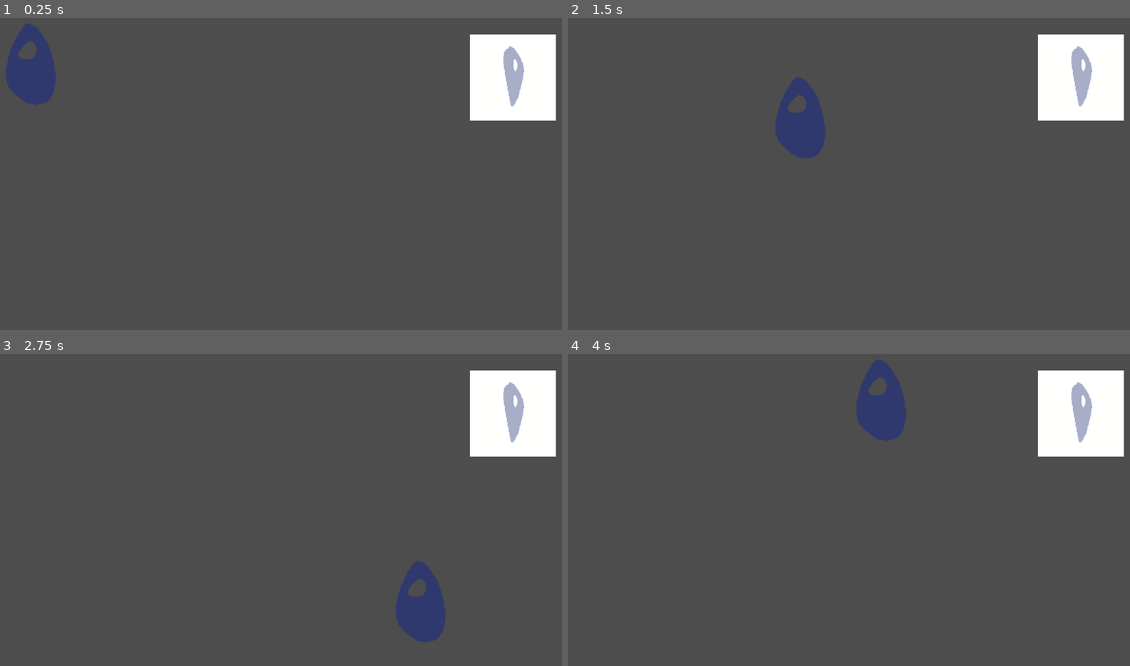
Above: before the commit, frames 1-4 (two rows, left to right).
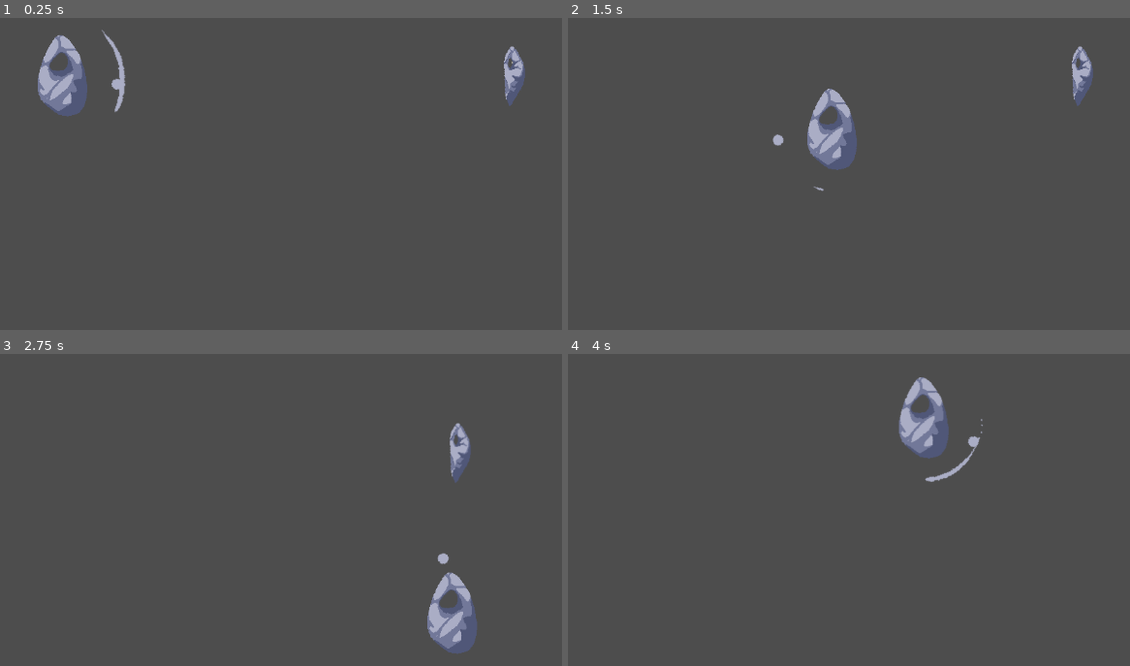
Above: after the commit, the same moments.

Repository: robbplo/time_cracker
Game: Godot game, scene res://main.tscn
Same seed, same stepped clock (60 frames per second), same inputs: the game is played once before the commit and once after it.
Inputs (mouse positions are in pixels of both pictures, inside the frame that each line leads up to):
- Up to frame 1 (0.25 s): no input
- Up to frame 2 (1.5 s): tap Enter at 0.5 s; move the mouse to (1073, 102) at 0.52 s; hold Right (right) 0.53-1.28 s; click (1073, 102) at 0.67 s; move the mouse to (747, 145) at 1.27 s; hold Down (down) from 1.28 s (still down); click (747, 145) at 1.42 s
- Up to frame 3 (2.75 s): move the mouse to (415, 363) at 2.02 s; release Down (down) at 2.03 s; hold Right (right) from 2.03 s (still down); click (415, 363) at 2.17 s
- Up to frame 4 (4 s): move the mouse to (865, 547) at 2.77 s; release Right (right) at 2.78 s; hold Up (up) 2.78-3.53 s; click (865, 547) at 2.92 s; move the mouse to (outside the picture) at 3.52 s; hold Left (left) from 3.53 s (still down); click (outside the picture) at 3.67 s

The runs differ from the first frame. In frame 1, 7.1% of the frame differs, in the area x 1-99%, y 1-33%; in frame 2, 6.9%; in frame 3, 7.5%, in the area x 70-99%, y 5-96%; in frame 4, 7.5%.

Commit message:
add attacking and rhythm based movement

Diff:
--- /dev/null
+++ b/Attack.gd
@@ -0,0 +1,23 @@
+extends CharacterBody2D
+
+var is_attacking = false
+
+func start(target: Vector2):
+	self.look_at(target)
+	is_attacking = true
+	show()
+	$Area2D.monitoring = true
+	$Animation.play()
+
+func _on_animation_animation_looped():
+	is_attacking = false
+	hide()
+	$Area2D.monitoring = false
+	$Animation.stop()
+
+
+func _on_area_2d_body_entered(body):
+	if is_attacking:
+		body.get_parent().queue_free()
+	print(body)
+	pass # Replace with function body.
--- /dev/null
+++ b/Cursor.gd
@@ -0,0 +1,7 @@
+extends Sprite2D
+
+func _physics_process(delta):
+	self.look_at(get_global_mouse_position())
+	#var distance = get_global_mouse_position().distance_to($"../Player".global_position)
+	#if distance < 80:
+		#self.translate
--- a/Enemy.gd
+++ b/Enemy.gd
@@ -2,13 +2,10 @@
 
 # Called when the node enters the scene tree for the first time.
 func _ready():
+	super._ready()
 	set_actions([
-		#func(): print("attack"),
-		#func(): $EnemyCharacterBody.step(100),
-		#func(): $EnemyCharacterBody.step(100),
-		#func(): $EnemyCharacterBody.step(150),
+		func(): $EnemyCharacterBody/Attack.start($"/root/Main/TimeContext/Player".global_position),
+		func(): $EnemyCharacterBody.step(50),
+		func(): $EnemyCharacterBody.step(50),
+		func(): $EnemyCharacterBody.step(150),
 	])
-
-# Called every frame. 'delta' is the elapsed time since the previous frame.
-func _process(delta):
-	pass
--- a/EnemyCharacterBody.gd
+++ b/EnemyCharacterBody.gd
@@ -1,41 +1,23 @@
 extends CharacterBody2D
 
-@export var speed = 400
+@export var speed = 600
+var moving = false
 
 func get_input():
-	var input_direction = Input.get_vector("left", "right", "up", "down")
-	velocity = input_direction * speed
-	#var player = $"/root/Main/TimeContext/Player"
-	#var direction = self.global_position.direction_to(player.global_position)
-	#velocity = direction * speed
+	var player = $"/root/Main/TimeContext/Player"
+	var direction = self.global_position.direction_to(player.global_position)
+	velocity = direction * speed
 
 func _physics_process(delta):
-	get_input()
-	move_and_slide()
+	if moving:
+		get_input()
+		move_and_slide()
 
-#@export var speed = 400
-#var moving = true
-#
-#func get_input():
-	#var player = get_node("/root/Main/TimeContext/Player")
-	#var direction = self.global_position.direction_to(player.global_position)
-	#print(direction)
-	#velocity = direction * 100
-	##print(velocity)
-#
-#func _physics_process(delta):
-	##if moving:
-	#get_input()
-	#move_and_slide()
-	#print(velocity)
-#
-#func step(distance):
-	##var step_time = $"/root/Main/TimeContext".get_timer().wait_time / 2
-	##speed = distance / step_time
-	#moving = true
-	##$StepTimer.start(step_time)
-#
-#func _on_step_timer_timeout():
-	##print(moving)
-	##moving = false
-	#pass
+func step(distance):
+	var step_time = $"/root/Main/TimeContext".get_timer().wait_time / 4
+	speed = distance / step_time
+	moving = true
+	$StepTimer.start(step_time)
+
+func _on_step_timer_timeout():
+	moving = false
--- a/Player.gd
+++ b/Player.gd
@@ -9,3 +9,9 @@
 func _physics_process(delta):
 	get_input()
 	move_and_slide()
+
+func _unhandled_input(event):
+	if event is InputEventMouse \
+	and event.button_mask == MOUSE_BUTTON_LEFT \
+	and event.is_pressed():
+		$Attack.start(get_global_mouse_position())
--- a/TimeContext.gd
+++ b/TimeContext.gd
@@ -7,17 +7,9 @@
 func _ready():
 	$Timer.wait_time = 60.0 / bpm
 	$Timer.start()
-	print("timer ready")
-
-# Called every frame. 'delta' is the elapsed time since the previous frame.
-func _process(_delta):
-	pass
 
 func beat():
-	for child in get_children():
-		if child is TimedNode2D:
-			child.beat()
-
+	get_tree().call_group("TimedNodes", "beat")
 
 func _on_timer_timeout():
 	beat()
--- a/TimedNode2D.gd
+++ b/TimedNode2D.gd
@@ -6,11 +6,7 @@
 
 # Called when the node enters the scene tree for the first time.
 func _ready():
-	pass # Replace with function body.
-
-# Called every frame. 'delta' is the elapsed time since the previous frame.
-func _process(delta):
-	pass
+	self.add_to_group("TimedNodes")
 
 func beat():
 	if actions.size() > cursor:
--- /dev/null
+++ b/enemy.tscn
@@ -0,0 +1,124 @@
+[gd_scene load_steps=23 format=3 uid="uid://d1k55f81hhw1c"]
+
+[ext_resource type="Script" path="res://Enemy.gd" id="1_45oqa"]
+[ext_resource type="Script" path="res://EnemyCharacterBody.gd" id="2_jmlmm"]
+[ext_resource type="Texture2D" uid="uid://dfrbq758ji7i" path="res://sprites/Characters/EnemySmall2.png" id="3_w6leo"]
+[ext_resource type="Script" path="res://Attack.gd" id="4_g7d4g"]
+[ext_resource type="Texture2D" uid="uid://chujxb4e6pk0g" path="res://sprites/Animations/AttackAnim1.png" id="5_14m1h"]
+[ext_resource type="Texture2D" uid="uid://bp11a7a475jro" path="res://sprites/Animations/AttackAnim2.png" id="6_flk04"]
+[ext_resource type="Texture2D" uid="uid://b4labx8lkuv6l" path="res://sprites/Animations/AttackAnim3 2.png" id="7_hv8q8"]
+[ext_resource type="Texture2D" uid="uid://b5o78h5iial6g" path="res://sprites/Animations/AttackAnim4.png" id="8_pyws7"]
+[ext_resource type="Texture2D" uid="uid://4qspmbnqkk0g" path="res://sprites/Animations/AttackAnim5.png" id="9_f08ix"]
+[ext_resource type="Texture2D" uid="uid://dyyawlyfqicph" path="res://sprites/Animations/AttackAnim6.png" id="10_qiyec"]
+[ext_resource type="Texture2D" uid="uid://db5ftdh1diapq" path="res://sprites/Animations/AttackSpikeAnim-1.png" id="11_u8loq"]
+[ext_resource type="Texture2D" uid="uid://fx34knry35ji" path="res://sprites/Animations/AttackSpikeAnim-2.png" id="12_kumkp"]
+[ext_resource type="Texture2D" uid="uid://t46ucktc8r24" path="res://sprites/Animations/AttackSpikeAnim-3.png" id="13_xajot"]
+[ext_resource type="Texture2D" uid="uid://conqyupcapmvr" path="res://sprites/Animations/AttackSpikeAnim-4.png" id="14_iwuwo"]
+[ext_resource type="Texture2D" uid="uid://ckoyppydf0d61" path="res://sprites/Animations/AttackSpikeAnim-5.png" id="15_wpbh5"]
+[ext_resource type="Texture2D" uid="uid://cbn5uafmb02c3" path="res://sprites/Animations/AttackSpikeAnim-6.png" id="16_rkfov"]
+[ext_resource type="Texture2D" uid="uid://ccfpgn7wjm4r8" path="res://sprites/Animations/AttackSpikeAnim-7.png" id="17_xxik1"]
+[ext_resource type="Texture2D" uid="uid://cpfcasbveh2f3" path="res://sprites/Animations/AttackSpikeAnim-8.png" id="18_3st66"]
+[ext_resource type="Texture2D" uid="uid://bxslj0kd4kixd" path="res://sprites/Animations/AttackSpikeAnim-9.png" id="19_mugju"]
+[ext_resource type="Texture2D" uid="uid://onps1uun7k2m" path="res://sprites/Animations/AttackSpikeAnim-10.png" id="20_78rhj"]
+[ext_resource type="Texture2D" uid="uid://b5bq35yt13ayy" path="res://sprites/Animations/AttackSpikeAnim-11.png" id="21_b3twh"]
+
+[sub_resource type="SpriteFrames" id="SpriteFrames_j4upl"]
+animations = [{
+"frames": [{
+"duration": 1.0,
+"texture": ExtResource("5_14m1h")
+}, {
+"duration": 1.0,
+"texture": ExtResource("6_flk04")
+}, {
+"duration": 1.0,
+"texture": ExtResource("7_hv8q8")
+}, {
+"duration": 1.0,
+"texture": ExtResource("8_pyws7")
+}, {
+"duration": 1.0,
+"texture": ExtResource("9_f08ix")
+}, {
+"duration": 1.0,
+"texture": ExtResource("10_qiyec")
+}],
+"loop": true,
+"name": &"AttackAnimation",
+"speed": 12.0
+}, {
+"frames": [{
+"duration": 1.0,
+"texture": ExtResource("11_u8loq")
+}, {
+"duration": 1.0,
+"texture": ExtResource("12_kumkp")
+}, {
+"duration": 1.0,
+"texture": ExtResource("13_xajot")
+}, {
+"duration": 1.0,
+"texture": ExtResource("14_iwuwo")
+}, {
+"duration": 1.0,
+"texture": ExtResource("15_wpbh5")
+}, {
+"duration": 1.0,
+"texture": ExtResource("16_rkfov")
+}, {
+"duration": 1.0,
+"texture": ExtResource("17_xxik1")
+}, {
+"duration": 1.0,
+"texture": ExtResource("18_3st66")
+}, {
+"duration": 1.0,
+"texture": ExtResource("19_mugju")
+}, {
+"duration": 1.0,
+"texture": ExtResource("20_78rhj")
+}, {
+"duration": 1.0,
+"texture": ExtResource("21_b3twh")
+}],
+"loop": true,
+"name": &"AttackSpike",
+"speed": 18.0
+}]
+
+[node name="Enemy" type="Node2D"]
+position = Vector2(838, 256)
+script = ExtResource("1_45oqa")
+
+[node name="EnemyCharacterBody" type="CharacterBody2D" parent="."]
+script = ExtResource("2_jmlmm")
+
+[node name="CollisionPolygon2D" type="CollisionPolygon2D" parent="EnemyCharacterBody"]
+visible = false
+polygon = PackedVector2Array(1, -48, 16, -23, 17, 4, -4, 42, -10, 32, -13, -25, -10, -39)
+
+[node name="StepTimer" type="Timer" parent="EnemyCharacterBody"]
+one_shot = true
+
+[node name="Sprite2D" type="Sprite2D" parent="EnemyCharacterBody"]
+texture = ExtResource("3_w6leo")
+
+[node name="Attack" type="CharacterBody2D" parent="EnemyCharacterBody"]
+position = Vector2(0, -21)
+script = ExtResource("4_g7d4g")
+
+[node name="Animation" type="AnimatedSprite2D" parent="EnemyCharacterBody/Attack"]
+rotation = 3.14159
+scale = Vector2(1.3, 1.3)
+sprite_frames = SubResource("SpriteFrames_j4upl")
+animation = &"AttackSpike"
+frame_progress = 0.623196
+offset = Vector2(-40, 2)
+flip_h = true
+
+[node name="Area2D" type="Area2D" parent="EnemyCharacterBody/Attack"]
+rotation = 1.5708
+monitoring = false
+
+[connection signal="timeout" from="EnemyCharacterBody/StepTimer" to="EnemyCharacterBody" method="_on_step_timer_timeout"]
+[connection signal="animation_looped" from="EnemyCharacterBody/Attack/Animation" to="EnemyCharacterBody/Attack" method="_on_animation_animation_looped"]
--- a/main.tscn
+++ b/main.tscn
@@ -1,34 +1,13 @@
-[gd_scene load_steps=7 format=3 uid="uid://bewq4tgxkjv3e"]
+[gd_scene load_steps=4 format=3 uid="uid://bewq4tgxkjv3e"]
 
 [ext_resource type="PackedScene" uid="uid://4jldp2mcoda0" path="res://time_context.tscn" id="1_hq7c1"]
-[ext_resource type="Script" path="res://EnemyCharacterBody.gd" id="2_4wqmw"]
-[ext_resource type="Script" path="res://Player.gd" id="3_rajg3"]
-[ext_resource type="Script" path="res://Enemy.gd" id="4_5g1bq"]
-[ext_resource type="Texture2D" uid="uid://c8t2hs4cynp2j" path="res://sprites/hagstone.png" id="4_ihehu"]
-[ext_resource type="Texture2D" uid="uid://dby7up3p458h" path="res://sprites/smallboy_1.png" id="5_xkhil"]
+[ext_resource type="PackedScene" uid="uid://22hjgugr4bg3" path="res://player.tscn" id="2_d6wur"]
+[ext_resource type="PackedScene" uid="uid://d1k55f81hhw1c" path="res://enemy.tscn" id="4_yp0ec"]
 
 [node name="Main" type="Node2D"]
 
 [node name="TimeContext" parent="." instance=ExtResource("1_hq7c1")]
 
-[node name="Player" type="CharacterBody2D" parent="TimeContext"]
-position = Vector2(122, 236)
-script = ExtResource("3_rajg3")
+[node name="Player" parent="TimeContext" instance=ExtResource("2_d6wur")]
 
-[node name="Sprite2D" type="Sprite2D" parent="TimeContext/Player"]
-texture = ExtResource("4_ihehu")
-
-[node name="Enemy" type="Node2D" parent="TimeContext"]
-position = Vector2(838, 256)
-script = ExtResource("4_5g1bq")
-
-[node name="EnemyCharacterBody" type="CharacterBody2D" parent="TimeContext/Enemy"]
-script = ExtResource("2_4wqmw")
-
-[node name="StepTimer" type="Timer" parent="TimeContext/Enemy/EnemyCharacterBody"]
-one_shot = true
-
-[node name="Sprite2D" type="Sprite2D" parent="TimeContext/Enemy"]
-texture = ExtResource("5_xkhil")
-
-[connection signal="timeout" from="TimeContext/Enemy/EnemyCharacterBody/StepTimer" to="TimeContext/Enemy/EnemyCharacterBody" method="_on_step_timer_timeout"]
+[node name="Enemy" parent="TimeContext" instance=ExtResource("4_yp0ec")]
--- /dev/null
+++ b/player.tscn
@@ -0,0 +1,82 @@
+[gd_scene load_steps=13 format=3 uid="uid://22hjgugr4bg3"]
+
+[ext_resource type="Script" path="res://Player.gd" id="1_nvb10"]
+[ext_resource type="Texture2D" uid="uid://brgn0v2dlo1aw" path="res://sprites/Characters/Character1.png" id="2_eo7b2"]
+[ext_resource type="Script" path="res://Attack.gd" id="3_m3bif"]
+[ext_resource type="Texture2D" uid="uid://chujxb4e6pk0g" path="res://sprites/Animations/AttackAnim1.png" id="4_mofgj"]
+[ext_resource type="Texture2D" uid="uid://bp11a7a475jro" path="res://sprites/Animations/AttackAnim2.png" id="5_rdspu"]
+[ext_resource type="Texture2D" uid="uid://b4labx8lkuv6l" path="res://sprites/Animations/AttackAnim3 2.png" id="6_3vnk7"]
+[ext_resource type="Texture2D" uid="uid://b5o78h5iial6g" path="res://sprites/Animations/AttackAnim4.png" id="7_mn2ks"]
+[ext_resource type="Texture2D" uid="uid://4qspmbnqkk0g" path="res://sprites/Animations/AttackAnim5.png" id="8_3rtbw"]
+[ext_resource type="Texture2D" uid="uid://dyyawlyfqicph" path="res://sprites/Animations/AttackAnim6.png" id="9_psfnf"]
+[ext_resource type="Script" path="res://Cursor.gd" id="10_fwqsb"]
+[ext_resource type="Texture2D" uid="uid://cxlylusoy40wj" path="res://sprites/Characters/CharacterCursor.png" id="11_mvpm4"]
+
+[sub_resource type="SpriteFrames" id="SpriteFrames_dk842"]
+animations = [{
+"frames": [{
+"duration": 1.0,
+"texture": ExtResource("4_mofgj")
+}, {
+"duration": 1.0,
+"texture": ExtResource("5_rdspu")
+}, {
+"duration": 1.0,
+"texture": ExtResource("6_3vnk7")
+}, {
+"duration": 1.0,
+"texture": ExtResource("7_mn2ks")
+}, {
+"duration": 1.0,
+"texture": ExtResource("8_3rtbw")
+}, {
+"duration": 1.0,
+"texture": ExtResource("9_psfnf")
+}],
+"loop": true,
+"name": &"AttackAnimation",
+"speed": 12.0
+}]
+
+[node name="Player" type="CharacterBody2D"]
+position = Vector2(169, 253)
+script = ExtResource("1_nvb10")
+
+[node name="Sprite2D" type="Sprite2D" parent="."]
+texture = ExtResource("2_eo7b2")
+
+[node name="CollisionPolygon2D" type="CollisionPolygon2D" parent="."]
+visible = false
+position = Vector2(-2, -43)
+polygon = PackedVector2Array(30, 23, 37, 52, 38, 67, 34, 87, 27, 99, 14, 103, 2, 103, -7, 101, -19, 91, -31, 79, -35, 67, -35, 47, -29, 21, -20, 1, -8, -16, 3, -16, 10, -11, 19, 0, 25, 9.99999)
+
+[node name="TimedNode2D" type="Node2D" parent="."]
+
+[node name="Attack" type="CharacterBody2D" parent="."]
+script = ExtResource("3_m3bif")
+
+[node name="Animation" type="AnimatedSprite2D" parent="Attack"]
+position = Vector2(-3.33786e-06, -2.98023e-06)
+rotation = 1.5708
+scale = Vector2(1.3, 1.3)
+sprite_frames = SubResource("SpriteFrames_dk842")
+animation = &"AttackAnimation"
+frame = 2
+offset = Vector2(0, -40)
+
+[node name="Area2D" type="Area2D" parent="Attack"]
+monitoring = false
+
+[node name="CollisionPolygon2D" type="CollisionPolygon2D" parent="Attack/Area2D"]
+position = Vector2(88, 0)
+polygon = PackedVector2Array(12, -22, 12, 17, 9, 39, -7, 65, -22, 56, -14, 11, -15, -27, -39, -64, -28, -78, -9, -62)
+
+[node name="CharacterCursor" type="Sprite2D" parent="."]
+position = Vector2(-1, 0)
+texture = ExtResource("11_mvpm4")
+offset = Vector2(80, 0)
+script = ExtResource("10_fwqsb")
+
+[connection signal="input_event" from="." to="." method="_on_input_event"]
+[connection signal="animation_looped" from="Attack/Animation" to="Attack" method="_on_animation_animation_looped"]
+[connection signal="body_entered" from="Attack/Area2D" to="Attack" method="_on_area_2d_body_entered"]
Not shown, added: sprites/Animations/AttackAnim1.png.import
Not shown, added: sprites/Animations/AttackAnim2.png.import
Not shown, added: sprites/Animations/AttackAnim3 2.png.import
Not shown, added: sprites/Animations/AttackAnim4.png.import
Not shown, added: sprites/Animations/AttackAnim5.png.import
Not shown, added: sprites/Animations/AttackAnim6.png.import
Not shown, added: sprites/Animations/AttackSpikeAnim-1.png.import
Not shown, added: sprites/Animations/AttackSpikeAnim-10.png.import
Not shown, added: sprites/Animations/AttackSpikeAnim-11.png.import
Not shown, added: sprites/Animations/AttackSpikeAnim-2.png.import
Not shown, added: sprites/Animations/AttackSpikeAnim-3.png.import
Not shown, added: sprites/Animations/AttackSpikeAnim-4.png.import
(and 36 more such lines)
